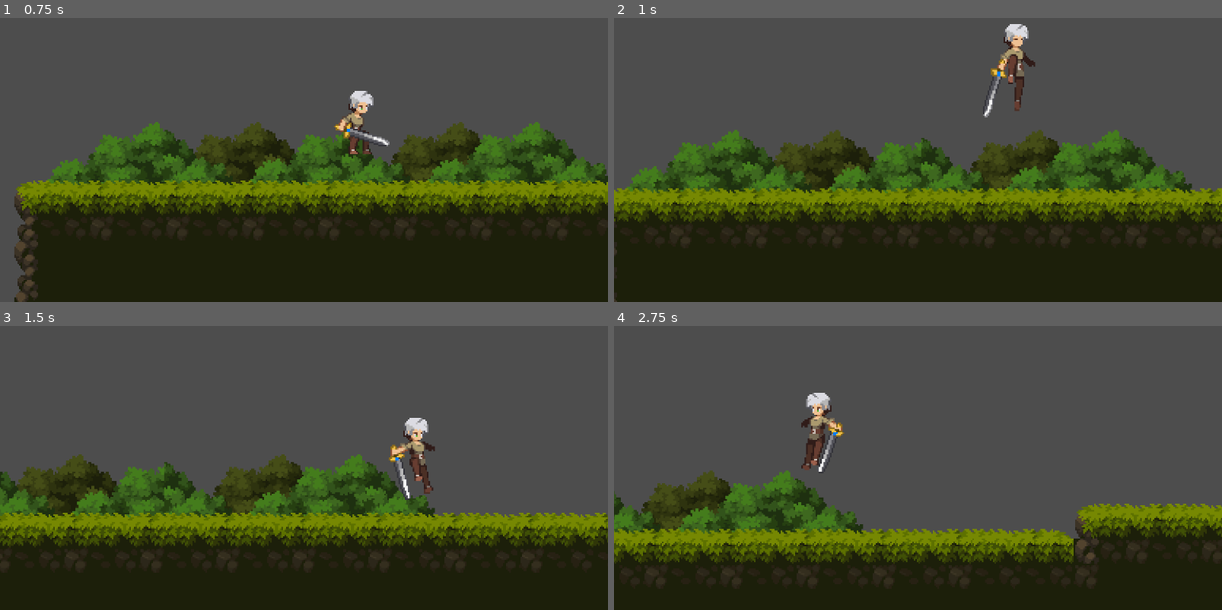
Above: before the commit, frames 1-4 (two rows, left to right).
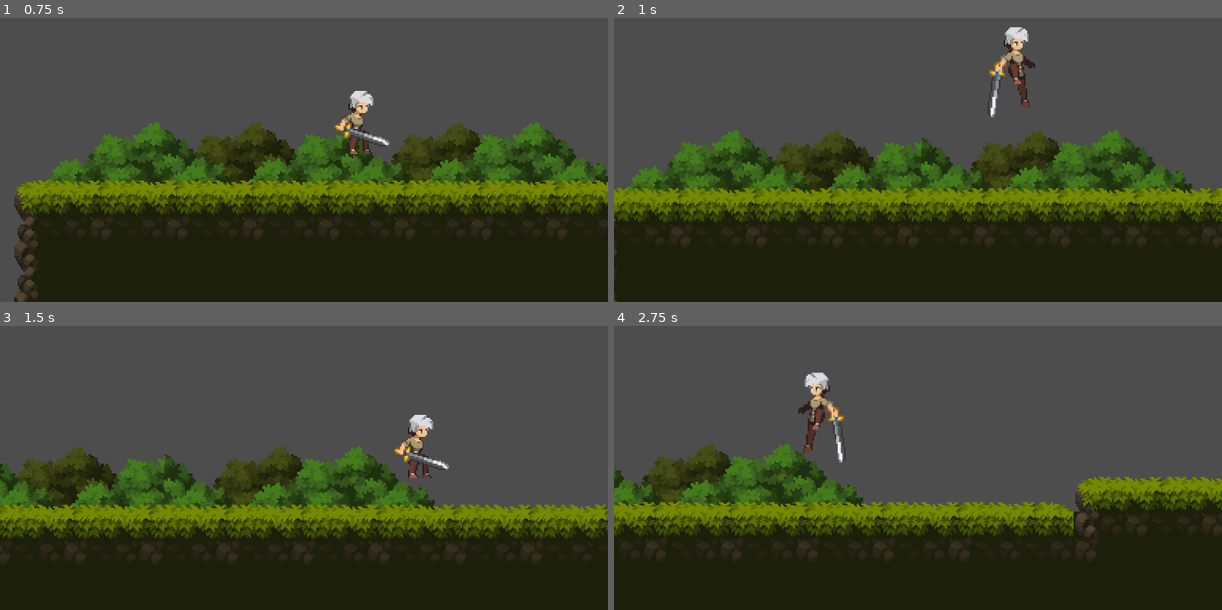
Above: after the commit, the same moments.

Repository: Childish-Stephan/some-repo
Game: Godot game, scene res://Levels/test_level.tscn
Two runs of this game, one before a commit and one after it. Both use one fixed random seed, a clock stepped at 60 frames per second and the inputs below.
Inputs:
- Up to frame 1 (0.75 s): tap Enter (ui_accept) at 0.5 s; hold D (right) from 0.53 s (still down); tap Space (jump) at 0.6 s
- Up to frame 2 (1 s): keep holding D (right); tap Space (jump) at 0.77 s
- Up to frame 3 (1.5 s): keep holding D (right); tap Space (jump) at 1.07, 1.35 s
- Up to frame 4 (2.75 s): tap Space (jump) at 1.52, 1.82, 2.1 s; release D (right) at 2.03 s; hold A (left) from 2.03 s (still down)

Frame 1 is identical in both runs. In frame 2, 0.9% of the frame differs, in the area x 60-70%, y 2-36%; in frame 3, 14%; in frame 4, 23%, in the area x 0-100%, y 16-88%.

Commit message:
added double animation

Diff:
--- a/Character/player.tscn
+++ b/Character/player.tscn
@@ -1,11 +1,20 @@
-[gd_scene load_steps=36 format=3 uid="uid://cyo4ydl0slx8k"]
+[gd_scene load_steps=39 format=3 uid="uid://cyo4ydl0slx8k"]
 
 [ext_resource type="Texture2D" uid="uid://b5erndcxcb2pu" path="res://Art/Character/Idle/Idle-Sheet.png" id="1_0al64"]
 [ext_resource type="Script" path="res://Script/Character/player.gd" id="1_doeg7"]
+[ext_resource type="Texture2D" uid="uid://bmdm681ebr51s" path="res://Art/Character/Jump-Start/Jump-Start-Sheet.png" id="2_vkpvd"]
 [ext_resource type="Texture2D" uid="uid://dpk6o17ajgick" path="res://Art/Character/Jump-End/Jump-End-Sheet.png" id="3_gumwj"]
 [ext_resource type="Texture2D" uid="uid://cc4rsra268o5r" path="res://Art/Character/Jumlp-All/Jump-All-Sheet.png" id="4_dumrq"]
 [ext_resource type="Texture2D" uid="uid://bq2rlpdg321uj" path="res://Art/Character/Run/Run-Sheet.png" id="5_wjtgr"]
 
+[sub_resource type="AtlasTexture" id="AtlasTexture_74btr"]
+atlas = ExtResource("2_vkpvd")
+region = Rect2(128, 0, 64, 64)
+
+[sub_resource type="AtlasTexture" id="AtlasTexture_c6bi8"]
+atlas = ExtResource("2_vkpvd")
+region = Rect2(192, 0, 64, 64)
+
 [sub_resource type="AtlasTexture" id="AtlasTexture_hw8bx"]
 atlas = ExtResource("1_0al64")
 region = Rect2(0, 0, 64, 80)
@@ -122,6 +131,17 @@
 animations = [{
 "frames": [{
 "duration": 1.0,
+"texture": SubResource("AtlasTexture_74btr")
+}, {
+"duration": 1.0,
+"texture": SubResource("AtlasTexture_c6bi8")
+}],
+"loop": false,
+"name": &"double_jump",
+"speed": 10.0
+}, {
+"frames": [{
+"duration": 1.0,
 "texture": SubResource("AtlasTexture_hw8bx")
 }, {
 "duration": 1.0,
@@ -239,7 +259,7 @@
 
 [node name="AnimatedSprite2D" type="AnimatedSprite2D" parent="."]
 sprite_frames = SubResource("SpriteFrames_muwu8")
-animation = &"idle"
+animation = &"double_jump"
 autoplay = "idle"
 centered = false
 offset = Vector2(-32, -40)
--- a/Script/Character/player.gd
+++ b/Script/Character/player.gd
@@ -95,9 +95,12 @@
 	animation_locked = true
 
 func on_animation_ended():
-	if (["jump_loop", "jump_start", "jump_end"]).has(animated_sprite.animation):
+	# If the animation matches the following and has ended then, unlock the animation
+	if (["double_jump", "jump_start", "jump_end"]).has(animated_sprite.animation):
 		animation_locked = false
 
 func double_jump():
 		velocity.y = double_jump_velocity
+		animated_sprite.play("double_jump")
 		has_double_jumped = true
+		animation_locked = true
